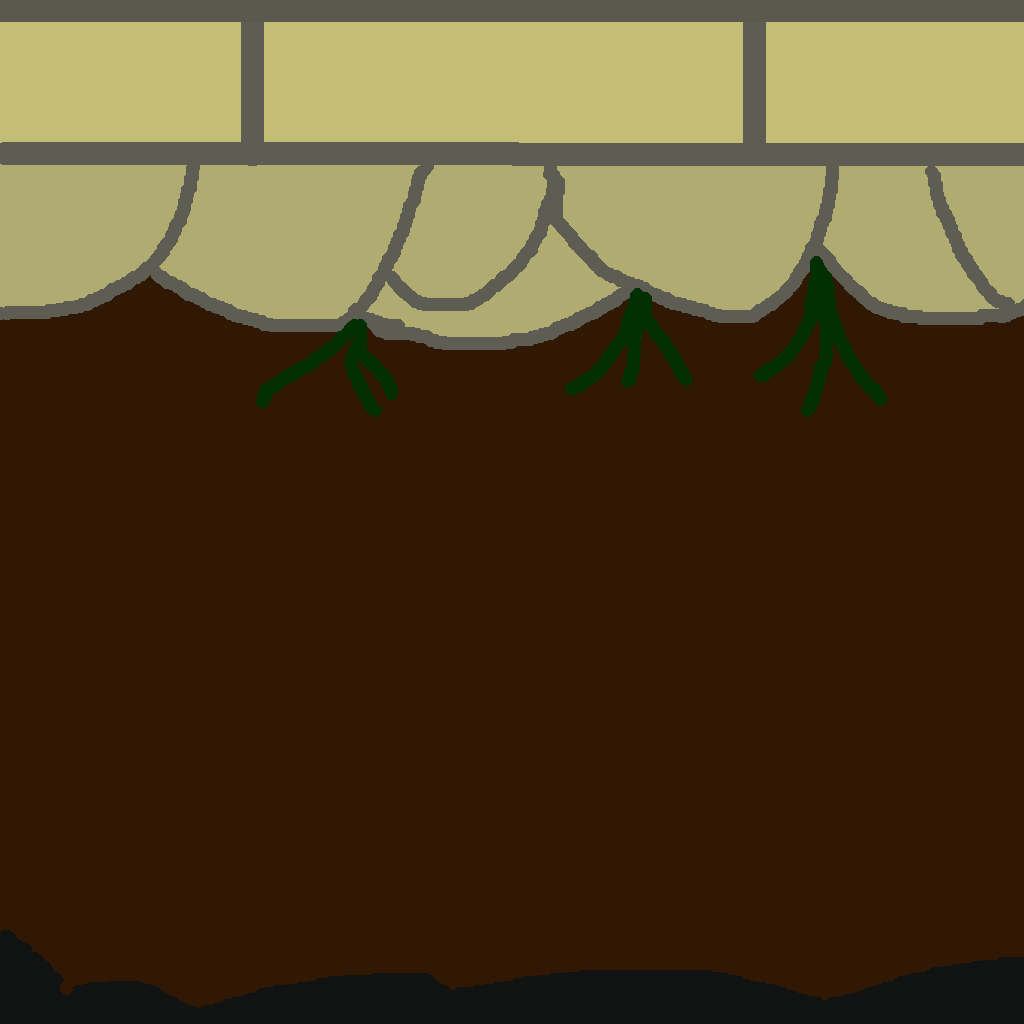
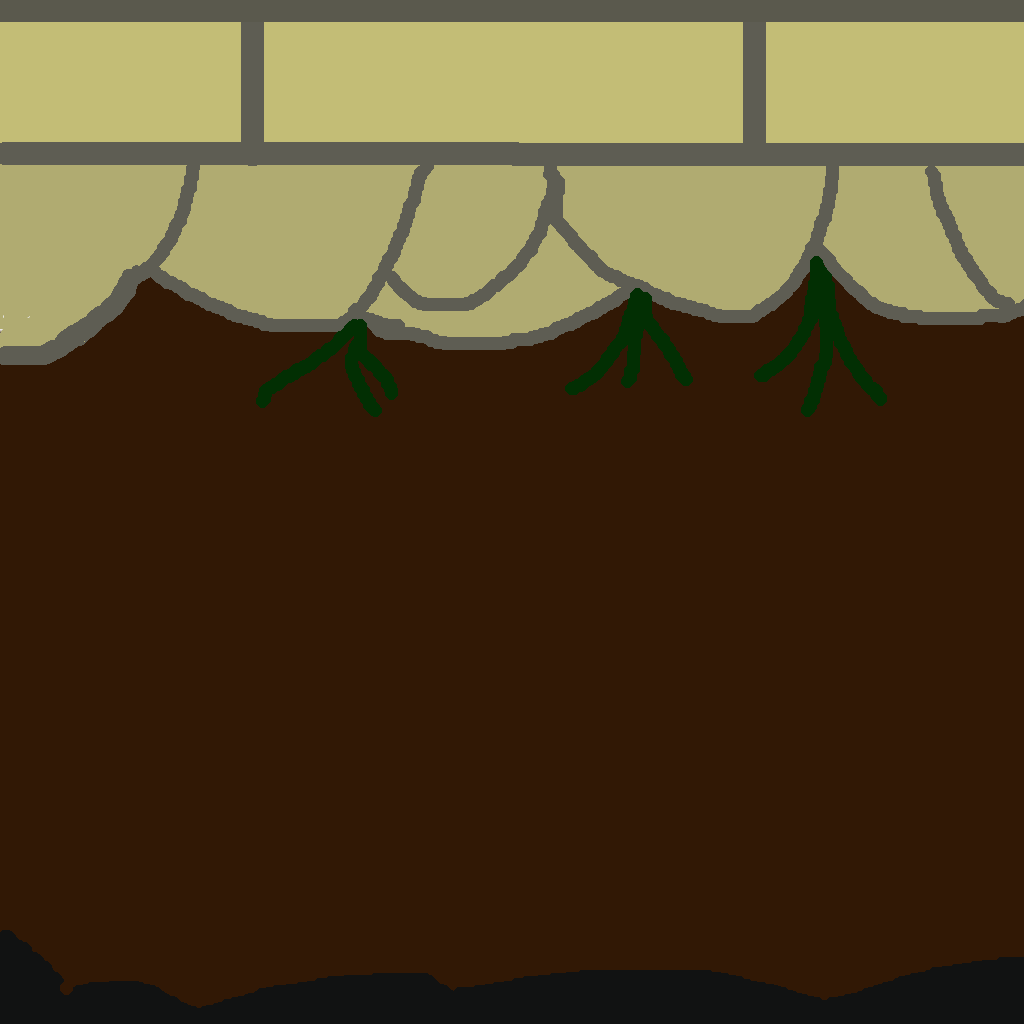
Before/after of a w=1024, h=1024 layered artwork. What changed in the layer stack:
painted on "Hintergrund" over [left=0, top=265, right=151, bottom=365]
